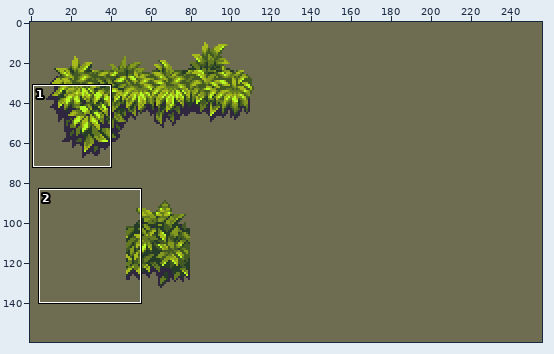
A sprite sheet gets an edit: images/tiles/plants.png. The picture above shows the old version from afar; the outline marks the close-up.
Close-up. As it was:
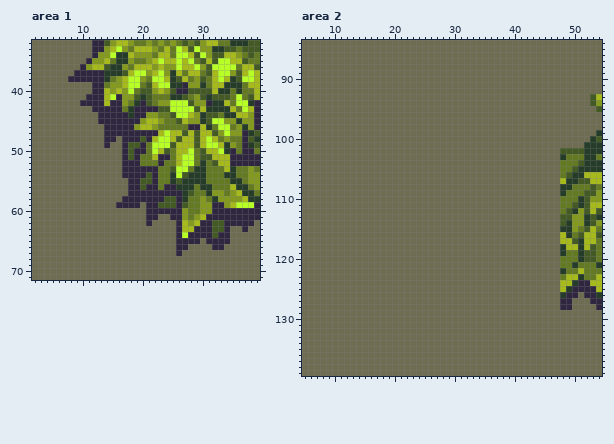
The file is 256x160 pixels. Shown: area 1: x 2..39, y 32..71; area 2: x 5..54, y 84..139.
And afterwards:
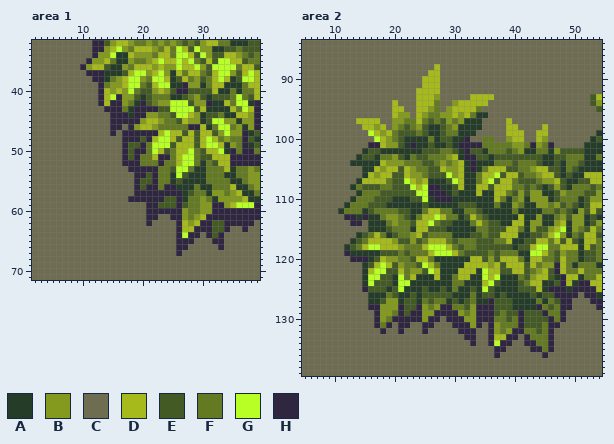
Palette (. is transparent): A #253c29  B #849a1f  C #6f6d51  D #a6bb1b  E #435a25  F #637a22  G #b8ff26  H #2f273f
Diff:
Changed rows in their new state; - is an unchanged pixel.
Area 1:
first column x 8:
37 -CC-------
38 CCCC------
39 ----C-----
40 ----C-----
41 ---CC-----
42 --CCC-----
43 ----CC----
44 -----CC---
45 -----CC---
46 ------C--C
47 ------C-C-
48 ------CC--
49 ------C---
first column x 16:
53 -C--
54 -CC-
55 --C-
56 --C-
57 --C-
58 -C--
59 CCCC
first column x 29:
64 -C---C
65 C-C--C
66 ---C--
Area 2:
first column x 11:
 88 ----------------D---------------------
 89 ---------------DD---------------------
 90 --------------DDD---------------------
 91 --------------DDD---------------------
 92 -------------DDDD---------------------
 93 -------------DDDB-----DDDD------------
 94 ---------D---DDDF--BDDDDD-------------
 95 ---------DD--DDBF-BDDDDF--------------
 96 ---------DBB-DBFFBBDBDFAA-------------
 97 ---DDDD--BBFFDFEFEBFBAAA----D---------
 98 ----DDBD-BFEFBEAAEFBAAAA----DD----D---
 99 -----GDBDFEEEFEAAEFFAAA-----DDD--DD---
100 ------GDBFEAAAAFAEEAAH--FF--BDD--DB---
101 -----HHDBBEAHAAEAAEAHHHHFFFFFBBFHBFH--
102 ----AEEAAAAAAAEEEFFEAHEEAFFFEFBAAFFAB-
103 ---AEEAFFBEAFEEFFFBDAHHEEAEEEEEEEEAAEE
104 --AAAAADBBBFFFEEFBFBDAHAAAFFFEFFFEAAEA
105 ----AADBDDEDBFFEEDBBDAHAFDDDEEFFBDDEEA
106 ----ADBDDEEDBBFEEEGBDAAFDDGEDDEFFBDDEA
107 ---ADDDDFEEGDBDAAAEGDAAFDGEDDFEEEFBBDE
108 --AFEEEFFEEEGDGHHAAEDAADDEDDDFFEFEAEBE
109 ---AFFFEEEEEEGGHHHAEAAADAADDFEBEBBAAEB
110 --AFFFEEEAAAEEGAHHHAAAAAAADFAFBABBBAE-
111 -AFFFEEEAAAAAAEAAAAAEEEAAAFAABFAABBFBE
112 AFFFAEFFFFEEAAFDDFFAAFFEAAAAAFAAAAFFE-
113 -HHAHAAFBBFEAFDDGDFFAEDFEAAAAADAABAAFB
114 --HH-AAAFBFFEDDGFEEAAAFDFEEAADDABBAABD
115 -----AAAEFFFADDEEEAAAAAFFEEEDDFABEEBDG
116 ---AEFDFAEFFBDEFFFFAAAEEFEEDDDAAEEFDGB
117 --AEFDDDDBEEBEFDDDFEFFFEEEFFDAAEEDDFDE
118 -AEFDGGDDDBFFFDGGGDFEFFEEEEEEAEEDGGFFD
119 -HAAAAAEEEFEFFFDGGGDFEEEEFEFFFAAGGDFEB
120 --HHHAEDBBFFEDDFAAAAAADDEBEDDDFADDFFED
121 ----AEDGDEBFFEGDFAAAADDDDBDEDDDEDFBBHD
122 ----ADGGEEDFBBEGDAAADDDAGDDEEDDEFBDEHD
123 ----AGGEEAGFDAAADAAFDDAAGDGAAAFEBDDEAH
124 ----AGEEEAGGAAAAAAAFFAAADGEAAAEFDDAAEH
125 ----HEEEAEGAAAEAAEAFAAEAGEAAAAEEEDAHHH
126 -----AAAFEAAEAEEEEEAAAFAEEAEAAAAEAEEHH
127 -----AAEBBAEEAFEFFAEAEFAAHEEEAAAAFAFE-
128 -----HHBBBHEEHBFBHHFFEBHHHEEEAAAAHFEF-
129 ------HBBFHEHHBBHHHHBFBHHHEFEEHEEEHFFH
130 ------HBFHHHHHBHH-HHHBBHHHFFEFHEEEEHFH
131 ------HFH-HH--HH---HHHBH-HBFFFHEEEFHH-
132 -------H--H---H-----HHH--HBFBHHFFEFH--
133 ---------------------HH--HDDHH-HFFFH--
134 ----------------------H--HGHH--HHFFH--
135 --------------------------HH----HHFH--
136 --------------------------H-------H---
Changed places in both close-ups, as pixel boxes (x1, y1, x2, y2):
changed: (68, 70, 128, 148)
changed: (116, 166, 140, 208)
changed: (194, 232, 230, 250)
changed: (338, 64, 566, 358)
